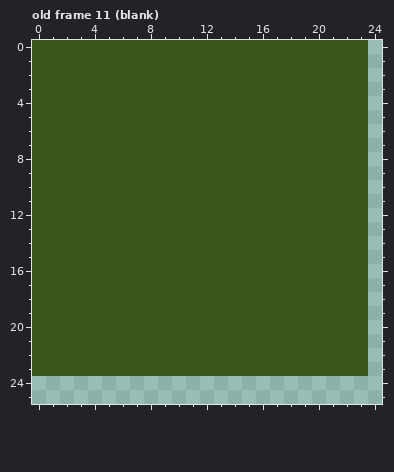
File history of a pixel-art file, gfx/dice-faces.aseprite. Above: the version before the commit.
32x32 pixels, 23 frames. Shown: old frame 11 (blank): x 0..24, y 0..25.
The same view after the edit:
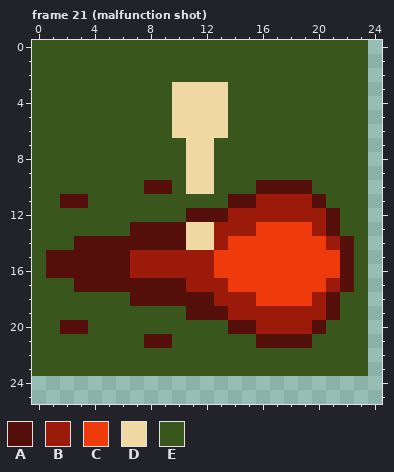
Palette (. is transparent): A #550f0a  B #9b1a0a  C #ef3a0c  D #efd8a1  E #39571c
A new or re-ordered frame is compared with the old frame closest to it.
Log entry: Add sprite for malfunction shot
The exact change:
{"change": "frames 23 -> 24"}
{"where": "frame 21 (malfunction shot) is new; against old frame 11 (blank), layers \"Layer 1\", \"Layer 2\""}
{"frame":21,"y":3,"x":10,"old":"EEEE","new":"DDDD"}
{"frame":21,"y":4,"x":10,"old":"EEEE","new":"DDDD"}
{"frame":21,"y":5,"x":10,"old":"EEEE","new":"DDDD"}
{"frame":21,"y":6,"x":10,"old":"EEEE","new":"DDDD"}
{"frame":21,"y":7,"x":11,"old":"EE","new":"DD"}
{"frame":21,"y":8,"x":11,"old":"EE","new":"DD"}
{"frame":21,"y":9,"x":11,"old":"EE","new":"DD"}
{"frame":21,"y":10,"x":8,"old":"EE","new":"AA"}
{"frame":21,"y":10,"x":11,"old":"EE","new":"DD"}
{"frame":21,"y":10,"x":16,"old":"EEEE","new":"AAAA"}
{"frame":21,"y":11,"x":2,"old":"EE","new":"AA"}
{"frame":21,"y":11,"x":14,"old":"EEEEEEE","new":"AABBBBA"}
{"frame":21,"y":12,"x":11,"old":"EEEEEEEEEEE","new":"AAABBBBBBBA"}
{"frame":21,"y":13,"x":7,"old":"EEEEEEEEEEEEEEE","new":"AAAADDBBBCCCCBA"}
{"frame":21,"y":14,"x":3,"old":"EEEEEEEEEEEEEEEEEEEE","new":"AAAAAAAADDBCCCCCCCBA"}
{"frame":21,"y":15,"x":1,"old":"EEEEEEEEEEEEEEEEEEEEEE","new":"AAAAAABBBBBBCCCCCCCCCA"}
{"frame":21,"y":16,"x":1,"old":"EEEEEEEEEEEEEEEEEEEEEE","new":"AAAAAABBBBBBCCCCCCCCCA"}
{"frame":21,"y":17,"x":3,"old":"EEEEEEEEEEEEEEEEEEEE","new":"AAAAAAAABBBCCCCCCCBA"}
{"frame":21,"y":18,"x":7,"old":"EEEEEEEEEEEEEEE","new":"AAAAAABBBCCCCBA"}
{"frame":21,"y":19,"x":11,"old":"EEEEEEEEEEE","new":"AAABBBBBBBA"}
{"frame":21,"y":20,"x":2,"old":"EE","new":"AA"}
{"frame":21,"y":20,"x":14,"old":"EEEEEEE","new":"AABBBBA"}
{"frame":21,"y":21,"x":8,"old":"EE","new":"AA"}
{"frame":21,"y":21,"x":16,"old":"EEEE","new":"AAAA"}
